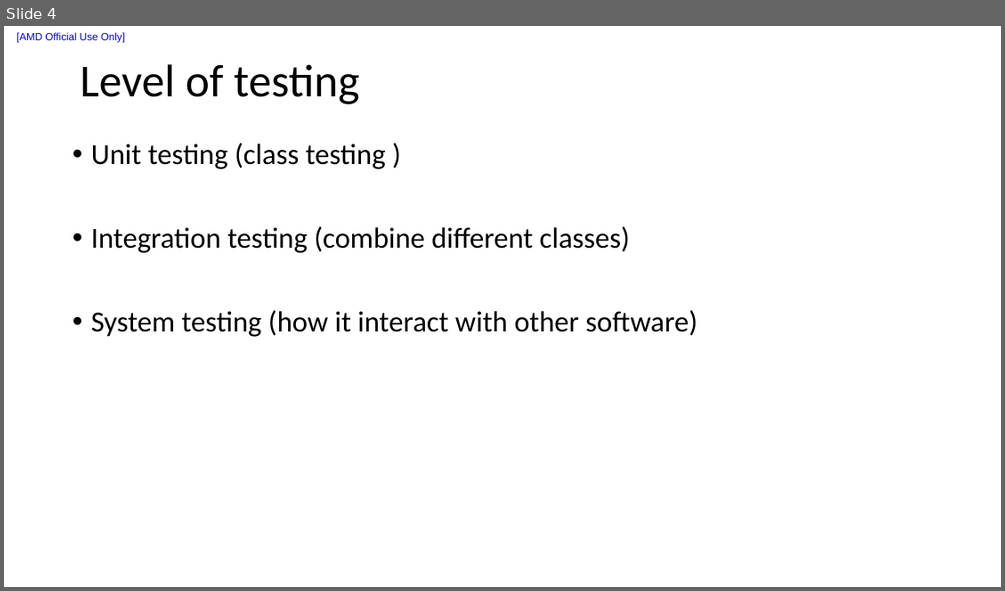
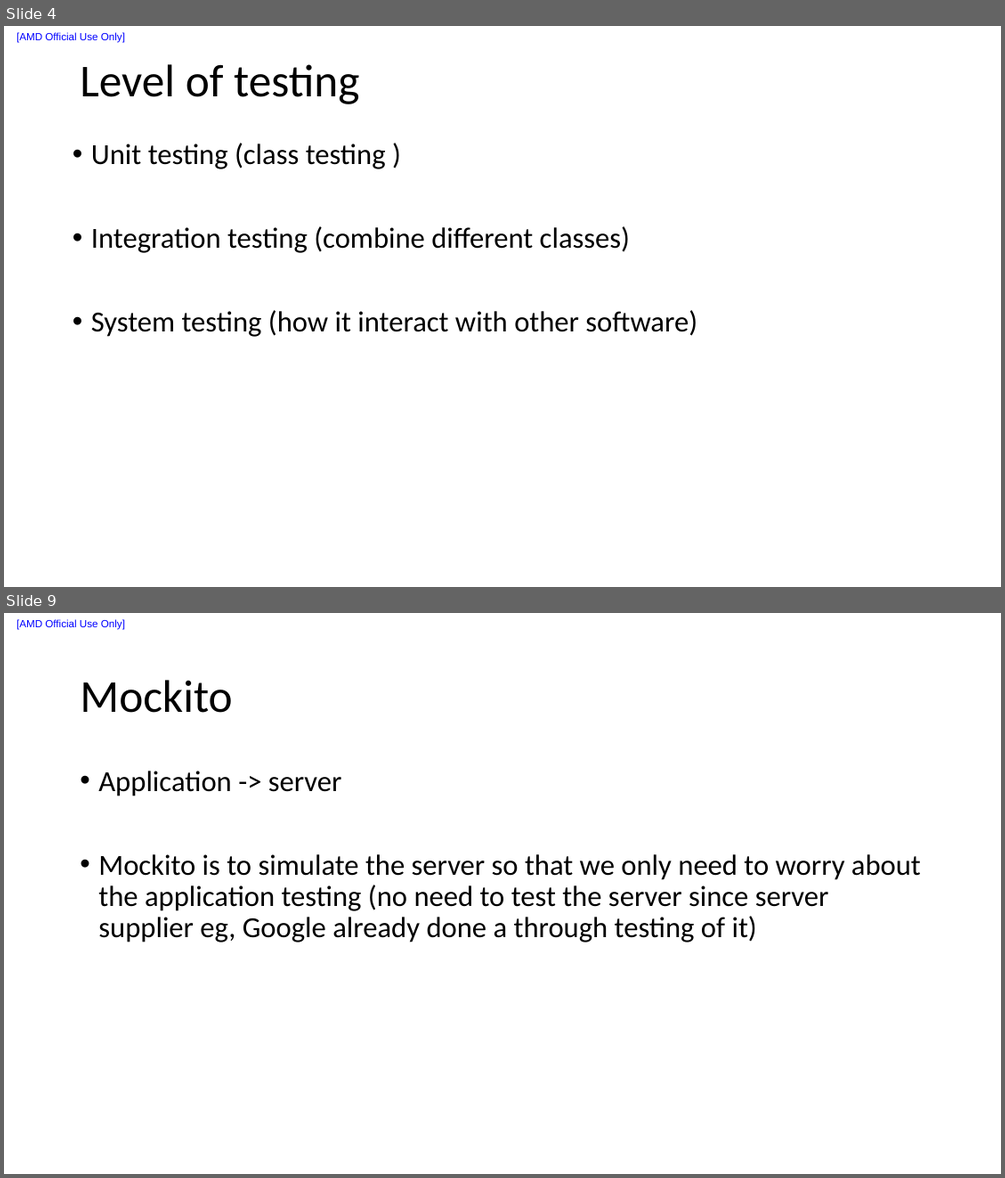
Before and after one commit to liuxu-github-ui/Java, a slide deck: Software testing/software testing.pptx. Shown one above the other, each under a label of ours: slide 4 before the commit, slides 4 and 9 after it; the slides between them are not shown. The pictures are 1005x591 and 1005x1178 pixels, drawn with LibreOffice and Linux fonts; fonts in the diff are those of the drawing. Boxes give left, top, right and bottom in pixels: in the first picture for what was removed or moved away, otherwise in the second. Text is boxed around its words. In the diff, an @@ line names an element or a change of style, - is before the commit and + after.

```diff
--- a/Software testing/software testing.pptx
+++ b/Software testing/software testing.pptx
@@ slide 9 added at (4, 613, 1001, 1174), background #FFFFFF; not listed: 1 template element that a slide beside it also shows @@
@@ title added at (80, 680, 232, 713), 44 pt, text #000000 @@
+Mockito
@@ text added at (98, 771, 921, 942), 28 pt, text #000000 @@
+• Application -> server
+• Mockito is to simulate the server so that we only need to worry about the application testing (no need to test the server since server supplier eg, Google already done a through testing of it)
```
Also in this commit, not shown: 9 other slides added, 2 slides removed, 16 other files.
